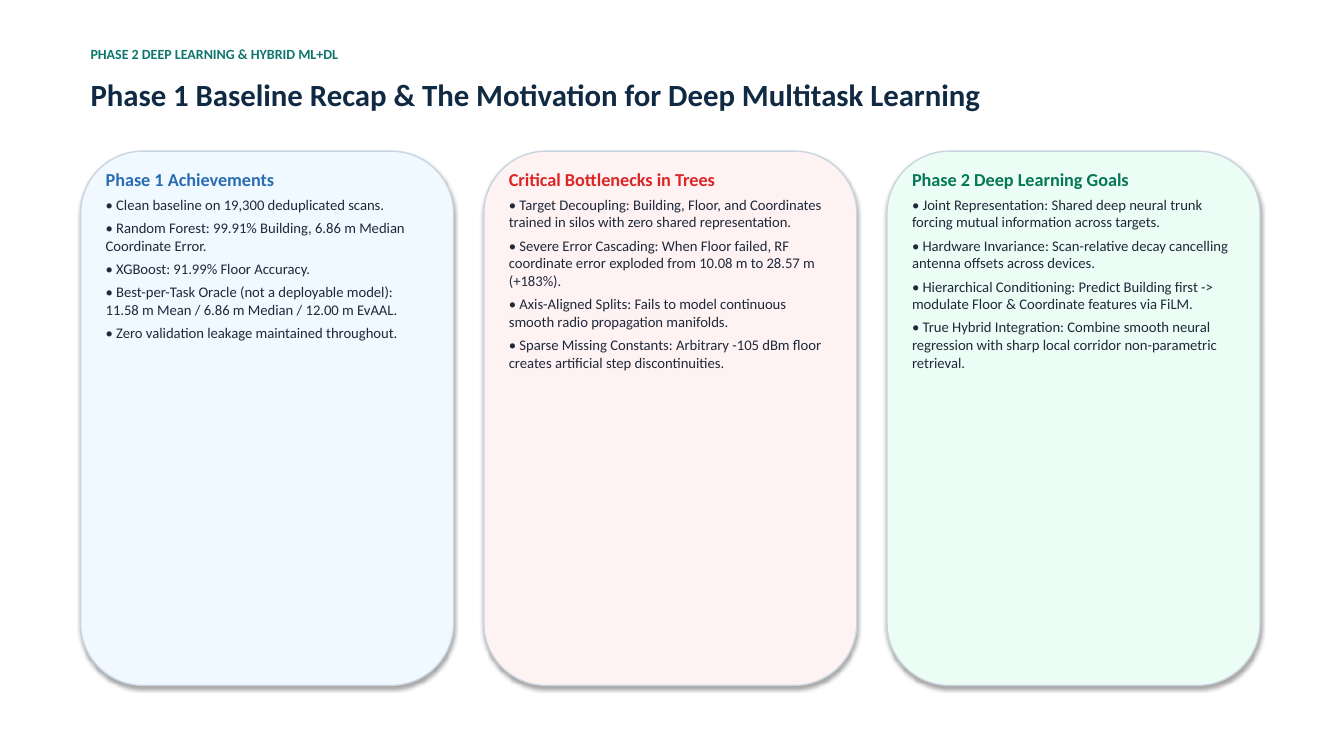
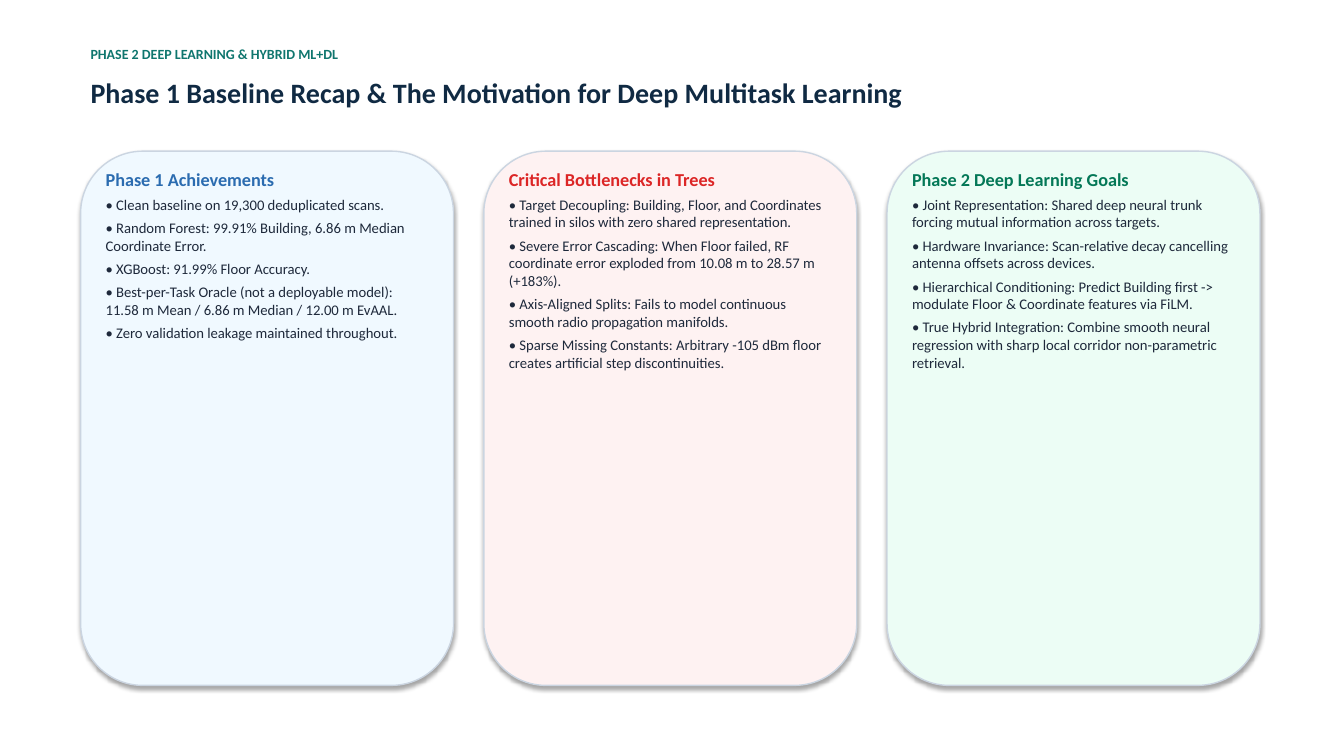
Before and after one commit to vedpawar2254/Indoor-location-prediction-using-wifi-signals, a slide deck: slide 2 of presentation/Phase2_Presentation.pptx. Drawn at 1344x756 pixels with LibreOffice and Linux fonts; fonts in the diff are those of the drawing. Boxes give left, top, right and bottom in pixels: in the first picture for what was removed or moved away, otherwise in the second. Text is boxed around its words. In the diff, an @@ line names an element or a change of style, - is before the commit and + after.

```diff
--- a/presentation/Phase2_Presentation.pptx
+++ b/presentation/Phase2_Presentation.pptx
@@ text "Phase 1 Baseline Recap & ..." at (91, 83, 902, 108): size 22 to 20 pt @@
```
Also in this commit, not shown: 10 other slides changed, 7 other files.
